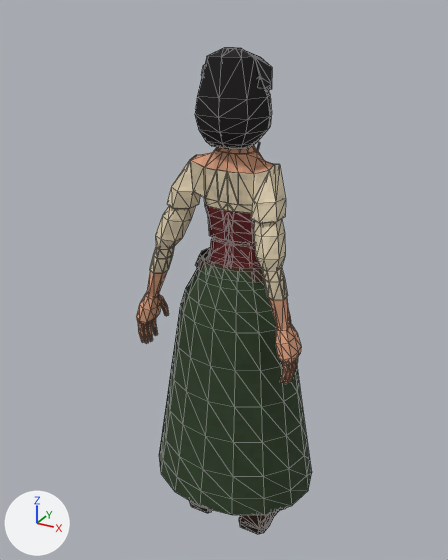
Two versions of the glTF model public/models/female.glb, one commit apart.
Both versions are drawn from a camera (50 mm lens) standing at (0.833, -1.59, 1.711) and looking at (-0.047, 0.009, 0.912). Arrows for +X, +Y and +Z are at lower left; the lights stay in place. The first picture is the older version. Mesh edges are drawn as thin lines. Vertices at exactly the same position are counted once.

In view in the first picture: 'Female_Body', 'Female_Cloth', 'Female_Hair', 'Female_Shoes'.
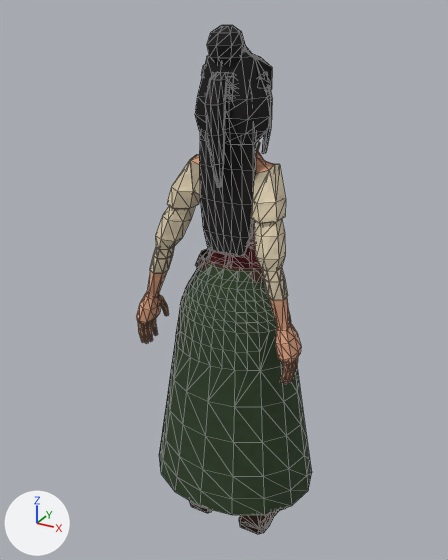
Where the change shows, as pixel boxes (x1, y1, x2, y2) in the pictures (448 x 560 px):
'Female_HairLong', added: after (199, 45, 272, 256)
'Female_HairPonytail', added: after (205, 69, 271, 187)
'Female_HairBun', added: after (207, 25, 245, 63)
part 1 of me_female_cloth, built on: after (174, 220, 277, 406)

Patch to the scene script:
```diff
--- a/public/models/female.glb.py
+++ b/public/models/female.glb.py
@@ me_female_cloth @@
 # used by ob_female_cloth; location = (0.0, 0.0, 0.0)
-me_female_cloth.from_pydata(...)  # 601 vertices, 1054 faces; spans x -0.286..0.286, y -0.242..0.233, z 0.098..1.31
+me_female_cloth.from_pydata(...)  # 989 vertices, 1820 faces; spans x -0.286..0.286, y -0.242..0.233, z 0.098..1.31
+# me_female_cloth part 1: 4 vertices removed from x -0.071..0.071, y 0.071..0.099, z 1.07..1.125; 392 vertices added at x -0.169..0.169, y -0.161..0.119, z 0.68..1.229
 me_female_cloth.materials.append(mat_t_bodice)
@@ me_female_hairponytail @@
+me_female_hairponytail.from_pydata(...)  # 176 vertices, 340 faces; spans x -0.086..0.09, y -0.151..0.086, z 1.25..1.617
+me_female_hairponytail.materials.append(mat_t_hair_f)  # picture img_t_hair_f
@@ me_female_hairlong @@
+me_female_hairlong.from_pydata(...)  # 288 vertices, 556 faces; spans x -0.093..0.093, y -0.104..0.086, z 1.04..1.621
+me_female_hairlong.materials.append(mat_t_hair_f)  # picture img_t_hair_f
@@ me_female_hairbun @@
+me_female_hairbun.from_pydata(...)  # 168 vertices, 324 faces; spans x -0.086..0.09, y -0.113..0.086, z 1.46..1.668
+me_female_hairbun.materials.append(mat_t_hair_f)  # picture img_t_hair_f
@@ ob_female_hairponytail @@
+ob_female_hairponytail = bpy.data.objects.new('Female_HairPonytail', me_female_hairponytail)
+ob_female_hairponytail.location = (0.0, 0.0, 0.0)
@@ ob_female_hairlong @@
+ob_female_hairlong = bpy.data.objects.new('Female_HairLong', me_female_hairlong)
+ob_female_hairlong.location = (0.0, 0.0, 0.0)
@@ ob_female_hairbun @@
+ob_female_hairbun = bpy.data.objects.new('Female_HairBun', me_female_hairbun)
+ob_female_hairbun.location = (0.0, 0.0, 0.0)
```
